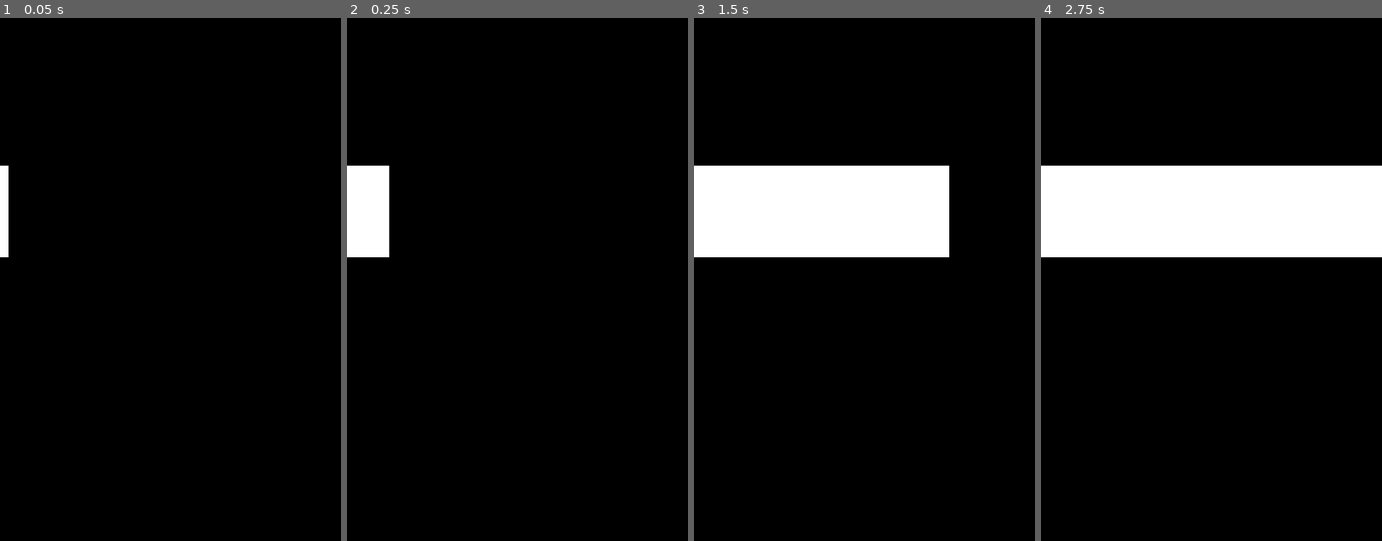
Above: before the commit, frames 1-4 (left to right).
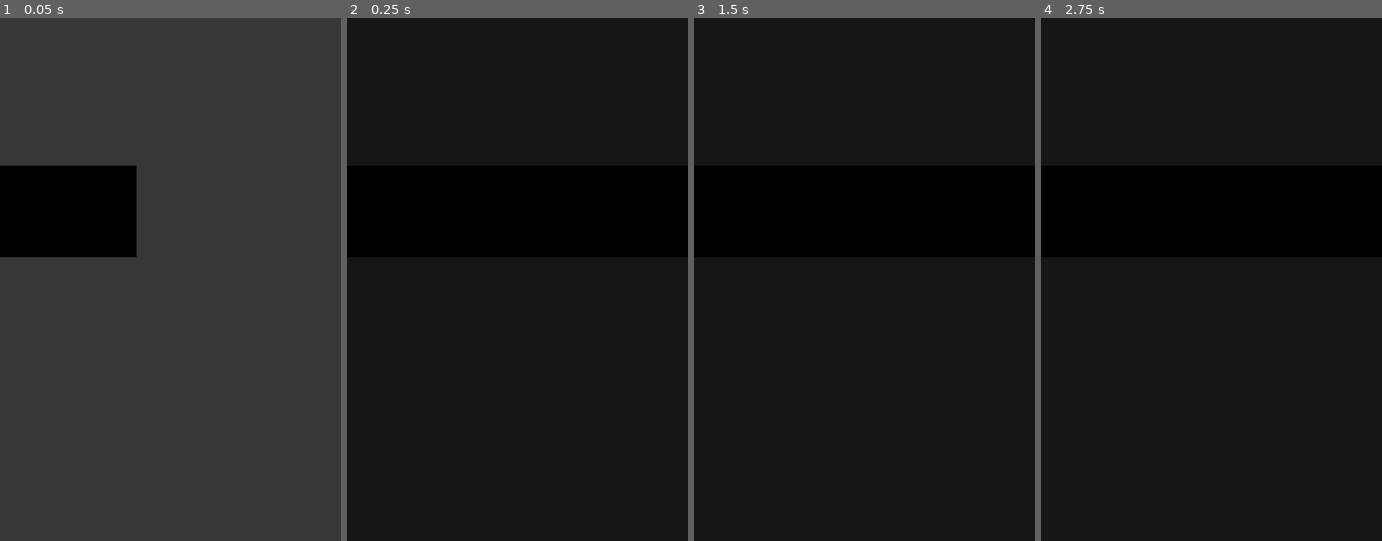
Above: after the commit, the same moments.

Repository: Odeguy/ball-fighting
Game: Godot game, scene res://cut_in.tscn
Same seed, same stepped clock (60 frames per second), same inputs: the game is played once before the commit and once after it. This scene is started directly instead of the project's main scene. Sound files missing from this copy of the repository are replaced by a short silence.
Inputs (mouse positions are in pixels of both pictures, inside the frame that each line leads up to):
- Up to frame 1 (0.05 s): no input
- Up to frame 2 (0.25 s): no input
- Up to frame 3 (1.5 s): move the mouse to (939, 253) at 0.52 s; move the mouse to (796, 305) at 1.27 s
- Up to frame 4 (2.75 s): move the mouse to (1245, 164) at 2.02 s

The runs differ from the first frame. In frame 1, 93% of the frame differs, in the area x 0-100%, y 0-100%; in frame 2, 2.2%; in frame 3, 13%; in frame 4, 18%.

Commit message:
burst series base complete + saber complete

Diff:
--- a/ball.tscn
+++ b/ball.tscn
@@ -106,7 +106,7 @@
 [node name="AudioStreamPlayer2D" type="AudioStreamPlayer2D" parent="RigidBody2D/Sensory Field"]
 
 [node name="AvgDmg" type="Label" parent="."]
-z_index = 4096
+z_index = 4095
 z_as_relative = false
 anchors_preset = 8
 anchor_left = 0.5
--- a/ball_script.gd
+++ b/ball_script.gd
@@ -93,7 +93,7 @@
 	var effect = RichTextLabel.new()
 	$AudioStreamPlayer2D.stop()
 	$AudioStreamPlayer2D.play()
-	effect.set_position($RigidBody2D.position + Vector2(int($RigidBody2D.linear_velocity.x) % 10 * -1, int($RigidBody2D.linear_velocity.y) % 10 * -1))
+	effect.set_position($RigidBody2D.position + Vector2(int($RigidBody2D.linear_velocity.x) % 10 * -1, int($RigidBody2D.linear_velocity.y) % 10 * -1) * (randi() % 50 - 25))
 	effect.push_font_size(25)
 	effect.push_color(color)
 	effect.set_size(Vector2(100, 100))
--- a/burst.tscn
+++ b/burst.tscn
@@ -3,9 +3,13 @@
 [ext_resource type="Script" uid="uid://bkbbk6vxp3fbl" path="res://burst_script.gd" id="1_27hfr"]
 
 [node name="burst" type="Node2D"]
+z_index = 4096
+z_as_relative = false
 script = ExtResource("1_27hfr")
 
 [node name="AreaDetector" type="Area2D" parent="."]
+collision_layer = 4294967295
+collision_mask = 4294967295
 
 [node name="CollisionShape2D" type="CollisionShape2D" parent="AreaDetector"]
 
--- a/burst_ball_script.gd
+++ b/burst_ball_script.gd
@@ -49,9 +49,17 @@
 
 func burst_attack() -> void:
 	var scene: Burst = burst_scene.instantiate()
-	add_child(scene)
+	$RigidBody2D/Weapon.add_child(scene)
 	await scene.enemy_detected
-	cut_in()
-	$RigidBody2D.freeze = true
+	await cut_in()
+	$RigidBody2D.lock_rotation = true
+	var ls = lin_speed
+	var la = lin_accel
+	lin_speed = 1
+	lin_accel = 1
+	scene.blast()
 	await scene.done
-	$RigidBody2D.freeze = false
+	$RigidBody2D.lock_rotation = false
+	lin_speed = ls
+	lin_accel = la
+	reset_burst_meter()
--- a/burst_script.gd
+++ b/burst_script.gd
@@ -6,6 +6,7 @@
 @export var duration: float
 signal enemy_detected
 signal done
+var opp
 
 """"
 1. Wait for Ball detection
@@ -17,22 +18,24 @@
 
 func _ready() -> void:
 	self.hide()
+	$AreaDetector.show()
+	$AreaDetector/CollisionShape2D.show()
 
 func _on_area_detector_body_shape_entered(body_rid: RID, body: Node2D, body_shape_index: int, local_shape_index: int) -> void:
-	var opp = body.get_parent()
-	var enemyCollider = body.shape_owner_get_owner(body.shape_find_owner(body_shape_index))
-	var selfCollider = $RigidBody2D.shape_owner_get_owner($RigidBody2D.shape_find_owner(local_shape_index))
-	if opp is not Ball: return
-	enemy_detected.emit()
+	if body.get_parent() is Ball && body.get_parent() != self.get_parent().get_parent().get_parent():
+		opp = body.get_parent()
+		enemy_detected.emit()
 
+func blast() -> void:
 	self.show()
 	var counter = 0
-	var ball: Ball = self.get_parent()
+	var ball: Ball = self.get_parent().get_parent().get_parent()
 	while duration > 0:
-		get_tree().process_frame
+		await get_tree().process_frame
+		if opp == null: break
 		duration -= 1.0 / 60.0
-		if opp.health >= 0 & counter % 120 == 0: opp.health -= 1
-		ball.damage_effect(1)
+		if opp.health >= 0 && counter % 120 == 0: opp.health -= 1
+		opp.damage_effect(1)
 		ball.total_damage += 1
 		opp.recalc_avg_dmg()
 		counter += 1
--- a/burst_series/balls/saber_ball.tscn
+++ b/burst_series/balls/saber_ball.tscn
@@ -1,10 +1,11 @@
-[gd_scene load_steps=9 format=3 uid="uid://chscjpjd5c4aa"]
+[gd_scene load_steps=10 format=3 uid="uid://chscjpjd5c4aa"]
 
 [ext_resource type="PackedScene" uid="uid://eaa5byxjqno7" path="res://burst_ball.tscn" id="1_wcj1r"]
 [ext_resource type="Texture2D" uid="uid://0qwb25ik66x2" path="res://burst_series/cut_in_components/images/maxresdefault_jpg.png" id="2_pmd61"]
 [ext_resource type="AudioStream" uid="uid://di611xdcyxkpn" path="res://sounds/armor-impact-from-sword-393843.mp3" id="3_eduha"]
 [ext_resource type="AudioStream" uid="uid://drilcv58wjwdp" path="res://burst_series/cut_in_components/voice_lines/excalibur-saber-(voiceline-only)-melty-blood-type-lumina-sfx-made-with-Voicemod.mp3" id="3_pmd61"]
 [ext_resource type="Texture2D" uid="uid://buoqdcqrgkxlj" path="res://weapon_images/00mxmnd7SSYHw2lIo2IWiQWIJTPXCFdbU4JQoV6GUoZx4aiECsQ8ILg81JAwdfiIcsEEqqpqYEnlfEPuoKAuWQ_webp.png" id="4_8eaio"]
+[ext_resource type="PackedScene" uid="uid://7c1buisd14bj" path="res://burst_series/bursts/saber_burst.tscn" id="4_eduha"]
 
 [sub_resource type="StyleBoxFlat" id="StyleBoxFlat_dcah1"]
 resource_local_to_scene = true
@@ -25,6 +26,7 @@
 burst_name = "Excalibur"
 cut_in_image = ExtResource("2_pmd61")
 cut_in_voice_line = ExtResource("3_pmd61")
+burst_scene = ExtResource("4_eduha")
 burst_limit = 100
 color = Color(0.266667, 0.329412, 0.72549, 1)
 border_color = Color(0.678431, 0.737255, 0.827451, 1)
@@ -32,8 +34,8 @@
 radius = 40
 lin_accel = 8
 lin_speed = 4
-health = 135
-attack = 5
+health = 185
+attack = 8
 weapon = true
 attack_sound = ExtResource("3_eduha")
 
@@ -63,3 +65,6 @@
 
 [node name="BurstGlow" parent="RigidBody2D" index="6"]
 amount = 8
+
+[node name="AvgDmg" parent="." index="1"]
+z_index = 4096
--- a/burst_series/bursts/saber_burst.tscn
+++ b/burst_series/bursts/saber_burst.tscn
@@ -1,12 +1,39 @@
-[gd_scene load_steps=3 format=3 uid="uid://7c1buisd14bj"]
+[gd_scene load_steps=7 format=3 uid="uid://7c1buisd14bj"]
 
 [ext_resource type="PackedScene" uid="uid://bl4g66wpb37wv" path="res://burst.tscn" id="1_qhj47"]
+[ext_resource type="Texture2D" uid="uid://dba201geyghwy" path="res://particles/spotlight_5.png" id="2_0lo70"]
+[ext_resource type="AudioStream" uid="uid://cxnutgjeel0i5" path="res://sounds/flash.mp3" id="2_mjgkb"]
 
 [sub_resource type="RectangleShape2D" id="RectangleShape2D_qhj47"]
-size = Vector2(146, 317)
+size = Vector2(146, 501)
+
+[sub_resource type="CanvasItemMaterial" id="CanvasItemMaterial_mjgkb"]
+blend_mode = 1
+
+[sub_resource type="ParticleProcessMaterial" id="ParticleProcessMaterial_mjgkb"]
+particle_flag_disable_z = true
+direction = Vector3(0, -100, 0)
+spread = 32.307
+initial_velocity_min = 681.11
+initial_velocity_max = 681.11
+gravity = Vector3(0, -98, 0)
+scale_min = 0.0
+scale_max = 0.35
+scale_over_velocity_min = 71.21
+scale_over_velocity_max = 71.21
+color = Color(1, 1, 0.32549, 1)
 
 [node name="saber_burst" instance=ExtResource("1_qhj47")]
+sound_effect = ExtResource("2_mjgkb")
+duration = 10.0
 
 [node name="CollisionShape2D" parent="AreaDetector" index="0"]
-position = Vector2(0, -161.5)
+position = Vector2(0, -253.5)
 shape = SubResource("RectangleShape2D_qhj47")
+
+[node name="Particles" parent="." index="1"]
+material = SubResource("CanvasItemMaterial_mjgkb")
+amount = 960
+texture = ExtResource("2_0lo70")
+lifetime = 2.11
+process_material = SubResource("ParticleProcessMaterial_mjgkb")
--- a/cut_in.tscn
+++ b/cut_in.tscn
@@ -7,20 +7,24 @@
 
 [node name="Cut In" type="Node2D"]
 process_mode = 3
+z_index = 4096
+z_as_relative = false
 script = ExtResource("1_gdngp")
 
 [node name="AudioStreamPlayer2D" type="AudioStreamPlayer2D" parent="."]
 stream = ExtResource("2_at35x")
 
 [node name="Overlay" type="ColorRect" parent="."]
+modulate = Color(1, 1, 1, 0)
 offset_right = 832.0
 offset_bottom = 1280.0
-color = Color(0, 0, 0, 0)
+color = Color(0, 0, 0, 1)
 
 [node name="Border" type="ColorRect" parent="."]
 offset_left = -832.0
 offset_top = 360.0
 offset_bottom = 584.0
+color = Color(0, 0, 0, 1)
 
 [node name="Poster" type="TextureRect" parent="."]
 offset_left = -832.0
--- a/cut_in_script.gd
+++ b/cut_in_script.gd
@@ -23,22 +23,25 @@
 	voice_line = voice
 
 func _ready() -> void:
+	$Overlay.global_position = Vector2(0, 0)
 	$Poster.texture = image
 	$Label.text = text
-	for i in range(100):
-		$Overlay.color.a += 1
-		get_tree().process_frame
+	var tween: Tween = get_tree().create_tween()
+	tween.set_speed_scale(16)
+	tween.set_pause_mode(Tween.TWEEN_PAUSE_PROCESS)
+	await tween.tween_property($Overlay, "modulate:a", 0.7, 2)
 	$AudioStreamPlayer2D.play()
 
 	var label_diff = $Label.position.x - $Poster.position.x
-	var tween: Tween = get_tree().create_tween()
 	tween.set_parallel()
-	tween.tween_property($Border, "position:x", 0, 2)
-	tween.tween_property($Poster, "position:x", label_diff, 2)
-	await tween.tween_property($Label, "position:x", 0, 2)
+	tween.tween_property($Border, "global_position:x", 0, 2)
+	tween.tween_property($Poster, "global_position:x", 0, 2)
+	await tween.tween_property($Label, "global_position:x", 0, 2)
 
 	$AudioStreamPlayer2D.stream = voice_line
 	$AudioStreamPlayer2D.play()
+	tween.set_parallel(false)
+	tween.tween_property($Label, "global_position:x", label_diff * 40, 100)
 	await $AudioStreamPlayer2D.finished
 	done.emit()
 	self.hide()
Binary file added: particles/spotlight_5.png
Not shown, added: particles/spotlight_5.png.import
